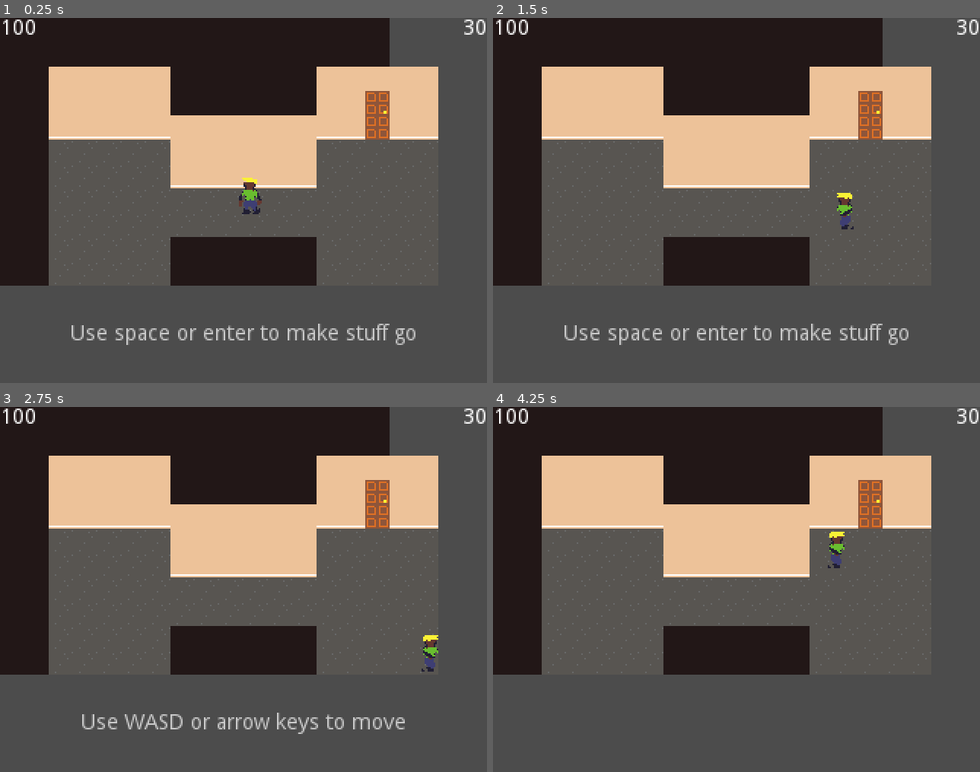
Above: before the commit, frames 1-4 (two rows, left to right).
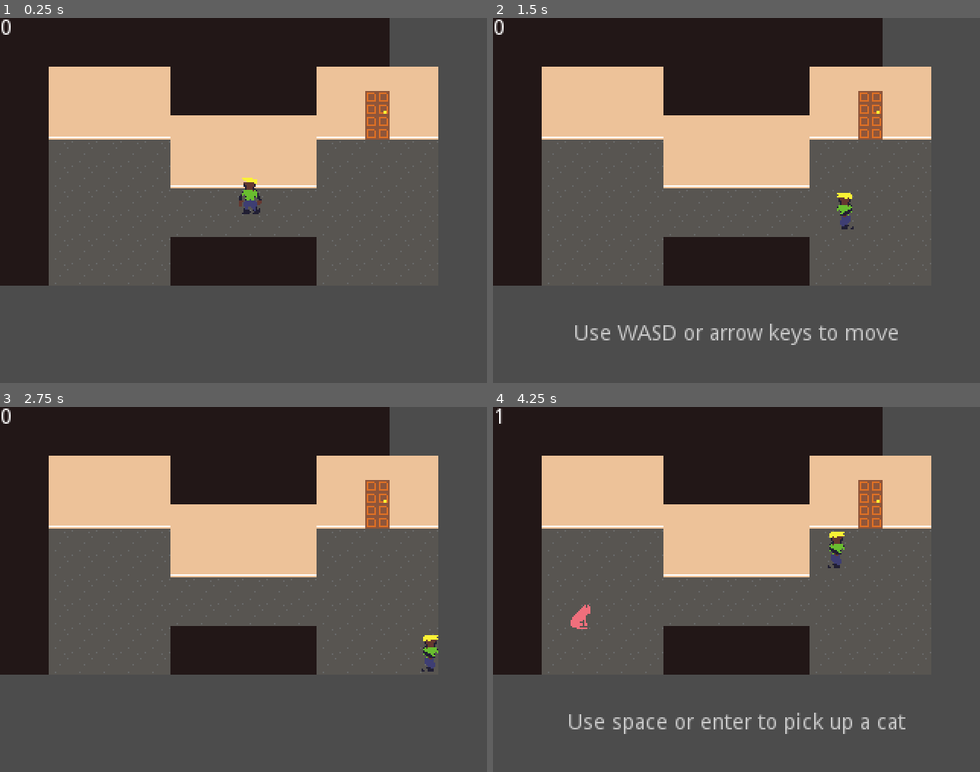
Above: after the commit, the same moments.

Repository: cag/ld42
Game: Godot game, scene res://house.tscn
Same seed, same stepped clock (60 frames per second), same inputs: the game is played once before the commit and once after it.
Inputs:
- Up to frame 1 (0.25 s): no input
- Up to frame 2 (1.5 s): tap Enter (ui_accept) at 0.5, 0.77 s; hold Right (ui_right) 0.53-1.28 s; hold Down (ui_down) from 1.28 s (still down)
- Up to frame 3 (2.75 s): tap Enter (ui_accept) at 1.52 s; release Down (ui_down) at 2.03 s; hold Right (ui_right) from 2.03 s (still down)
- Up to frame 4 (4.25 s): release Right (ui_right) at 2.78 s; hold Up (ui_up) 2.78-3.53 s; tap Enter (ui_accept) at 3.02, 3.77 s; hold Left (ui_left) from 3.53 s (still down)

The runs differ from the first frame. In frame 1, 1.4% of the frame differs, in the area x 0-100%, y 0-90%; in frame 2, 1.8%; in frame 3, 1.3%; in frame 4, 1.4%.

Commit message:
shippit :P

Diff:
--- a/Checker.tscn
+++ b/Checker.tscn
@@ -9,7 +9,7 @@
 audio_stream = ExtResource( 2 )
 random_pitch = 1.1
 
-[node name="Checker" type="Node2D"]
+[node name="Checker" type="Node2D" index="0"]
 
 [node name="Sprite" type="Sprite" parent="." index="0"]
 
--- a/house.gd
+++ b/house.gd
@@ -1,6 +1,7 @@
 extends Node2D
 
 signal confirm
+signal countdown_finished
 
 # class member variables go here, for example:
 # var a = 2
@@ -15,18 +16,18 @@
 onready var cat_manager = get_node(cat_manager_path)
 export(NodePath) var countdown_path
 onready var countdown = get_node(countdown_path)
-export var countdown_time = 0.0
+export var countdown_time = 100.0
+var countdown_timer = 0.0
+export var cat_limit = 200
+
+var level_ended = false
+var level_passed = false
 
 func _input(event):
 	if event.is_action_pressed("ui_accept"):
 		emit_signal("confirm")
 
 func _ready():
-	hints.visible = true
-	hints.text = "Use space or enter to make stuff go"
-	yield(get_tree().create_timer(1.0), "timeout")
-	yield(self, "confirm")
-	hints.visible = false
 
 	yield(get_tree().create_timer(1.0), "timeout")
 
@@ -52,7 +53,9 @@
 	hints.visible = true
 	hints.text = "Cats can reproduce when an adult male bumps into an adult female"
 	yield(get_tree().create_timer(1.0), "timeout")
+	cat_manager.fullcat = false
 	cat_manager.spawn_cat_somewhere("male")
+	cat_manager.fullcat = true
 	yield(cat_manager, "spawn")
 	hints.visible = false
 
@@ -60,8 +63,7 @@
 
 	hints.visible = true
 	hints.text = "You should probably not let them do that"
-	yield(get_tree().create_timer(1.0), "timeout")
-	yield(self, "confirm")
+	yield(get_tree().create_timer(3.0), "timeout")
 	hints.visible = false
 
 	yield(get_tree().create_timer(1.0), "timeout")
@@ -80,7 +82,100 @@
 	yield(get_tree().create_timer(.5), "timeout")
 	checker.exit()
 	cat_manager.fullcat = true
+	yield(get_tree().create_timer(5.0), "timeout")
+
+	cat_manager.fullcat = false
+	checker.enter()
 	yield(get_tree().create_timer(1.0), "timeout")
+	checker.say("oh i found a couple of strays")
+	yield(checker, "message_done")
+	checker.say("you'll take care of them too, right?")
+	yield(checker, "message_done")
+	yield(get_tree().create_timer(.5), "timeout")
+	cat_manager.spawn_cat_somewhere("male")
+	yield(get_tree().create_timer(.5), "timeout")
+	cat_manager.spawn_cat_somewhere("female")
+	yield(get_tree().create_timer(.5), "timeout")
+	checker.exit()
+	cat_manager.fullcat = true
+
+	countdown_timer = countdown_time
+	countdown.text = str(ceil(countdown_timer))
+	countdown.visible = true
+	yield(self, "countdown_finished")
+	countdown.visible = false
+
+	cat_manager.fullcat = false
+	var was_spewcat = cat_manager.spewcat
+	cat_manager.spewcat = false
+	checker.enter()
+	if level_passed:
+		yield(get_tree().create_timer(1.0), "timeout")
+		checker.say("hey, i'm back")
+		yield(checker, "message_done")
+		yield(get_tree().create_timer(2.0), "timeout")
+		if cat_manager.cat_count < 5:
+			checker.say("wow, you are a l33t hax0r")
+			yield(checker, "message_done")
+		elif cat_manager.cat_count == 5:
+			checker.say("huh, nothing happened... cool")
+			yield(checker, "message_done")
+		elif cat_manager.cat_count < 10:
+			checker.say("some of our friends might be getting cats soon")
+			yield(checker, "message_done")
+		elif cat_manager.cat_count < 20:
+			checker.say("what the heck dude")
+			yield(checker, "message_done")
+			checker.say("we don't need more cats")
+			yield(checker, "message_done")
+		elif cat_manager.cat_count < 40:
+			checker.say("are you messing with me???")
+			yield(checker, "message_done")
+			checker.say("what are we going to do about these cats???")
+			yield(checker, "message_done")
+		elif cat_manager.cat_count < 80:
+			checker.say("...")
+			yield(checker, "message_done")
+			checker.say("......")
+			yield(checker, "message_done")
+		elif cat_manager.cat_count < 199:
+			checker.say("you're cutting it close")
+			yield(checker, "message_done")
+			checker.say("you're cutting it very close")
+			yield(checker, "message_done")
+		else:
+			checker.say("¯\\_(ツ)_/¯")
+			yield(checker, "message_done")
+
+		yield(get_tree().create_timer(1.0), "timeout")
+	else:
+		checker.say("aw nuts i totally forgot th-WHAT THE DEVIL HAPPENED HERE")
+		yield(checker, "message_done")
+		checker.say("OUR HOUSE IS RUINED")
+		yield(checker, "message_done")
+		yield(get_tree().create_timer(1.0), "timeout")
+
+
+	hints.visible = true
+	hints.text = "Press space or enter to try again"
+	yield(self, "confirm")
+	hints.visible = false
+	get_tree().change_scene("res://house.tscn")
+
+func _physics_process(delta):
+	if !level_ended:
+		if cat_manager.cat_count > cat_limit:
+			level_ended = true
+			emit_signal("countdown_finished")
+		elif countdown.visible and countdown_timer >= 0:
+			countdown_timer -= delta
+			countdown.text = str(ceil(countdown_timer))
+			if countdown_timer < 0:
+				level_ended = true
+				level_passed = true
+				emit_signal("countdown_finished")
+
+
 
 #func _process(delta):
 #	# Called every frame. Delta is time since last frame.
--- a/house.tscn
+++ b/house.tscn
@@ -13,7 +13,7 @@
 polygons = [ PoolIntArray( 0, 1, 2, 3 ), PoolIntArray( 2, 4, 5 ), PoolIntArray( 3, 2, 5 ), PoolIntArray( 3, 5, 6, 7 ), PoolIntArray( 6, 8, 9, 10 ), PoolIntArray( 7, 6, 10 ), PoolIntArray( 7, 10, 11 ) ]
 outlines = [ PoolVector2Array( 40, 168, 40, 88, 104, 88, 104, 120, 216, 120, 216, 88, 280, 88, 280, 168, 216, 168, 216, 136, 104, 136, 104, 168 ) ]
 
-[node name="Node2D" type="Node2D" index="0"]
+[node name="Node2D" type="Node2D"]
 
 script = ExtResource( 1 )
 hints_path = NodePath("Hints")
@@ -22,6 +22,7 @@
 cat_manager_path = NodePath("CatManager")
 countdown_path = NodePath("Countdown")
 countdown_time = 100.0
+cat_limit = 200
 
 [node name="ColorRect" type="ColorRect" parent="." index="0"]
 
@@ -107,13 +108,14 @@
 mouse_default_cursor_shape = 0
 size_flags_horizontal = 1
 size_flags_vertical = 4
-text = "100"
+text = "0"
 percent_visible = 1.0
 lines_skipped = 0
 max_lines_visible = -1
 
 [node name="Countdown" type="Label" parent="." index="5"]
 
+visible = false
 anchor_left = 0.0
 anchor_top = 0.0
 anchor_right = 0.0
@@ -127,7 +129,7 @@
 mouse_default_cursor_shape = 0
 size_flags_horizontal = 1
 size_flags_vertical = 4
-text = "30"
+text = "0"
 align = 2
 percent_visible = 1.0
 lines_skipped = 0
